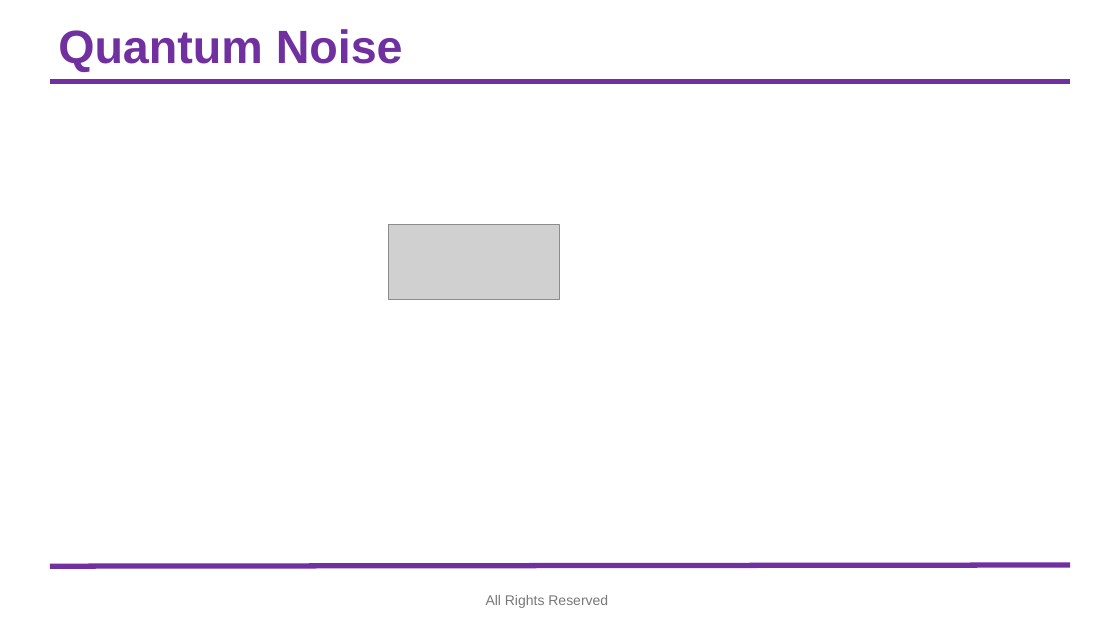
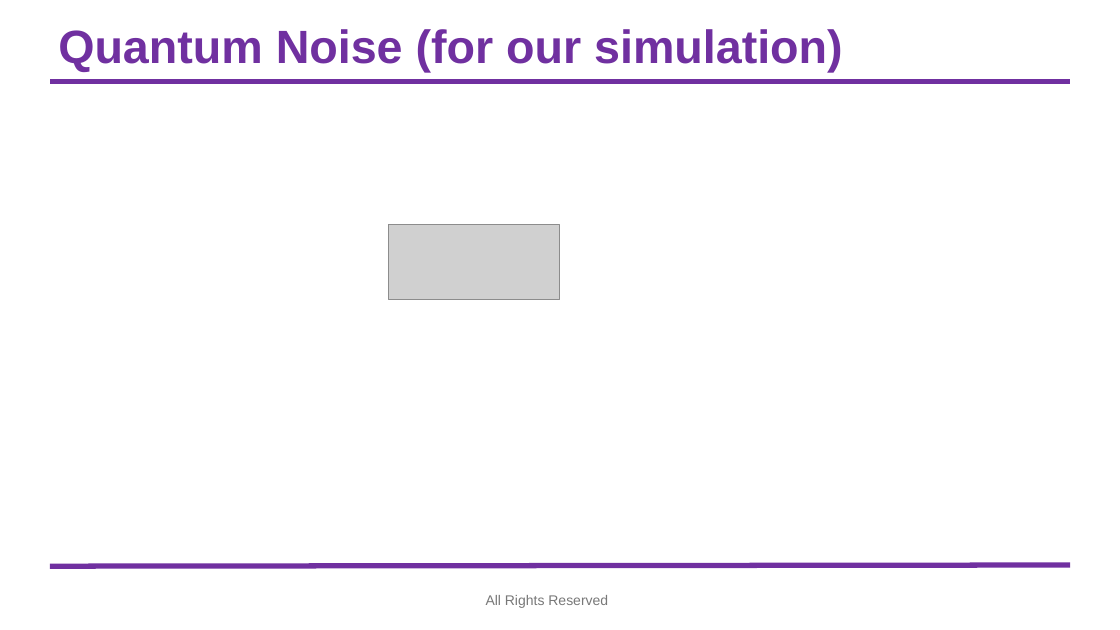
Before and after one commit to syedshubha/QNET25_Shubha, a slide deck: slide 4 of Fidelity_EntropyMatrics.pptx (slide 3 before the commit). Drawn at 1120x630 pixels with LibreOffice and Linux fonts; fonts in the diff are those of the drawing; grey boxes stand for pictures; background and template pictures are left out. Boxes give left, top, right and bottom in pixels: in the first picture for what was removed or moved away, otherwise in the second. Text is boxed around its words. In the diff, an @@ line names an element or a change of style, - is before the commit and + after.

```diff
--- a/Fidelity_EntropyMatrics.pptx
+++ b/Fidelity_EntropyMatrics.pptx
@@ title at (58,29,843,72): text changed @@
-Quantum Noise
+Quantum Noise (for our simulation)
```
Also in this commit, not shown: 2 other slides changed, 2 slides added.
